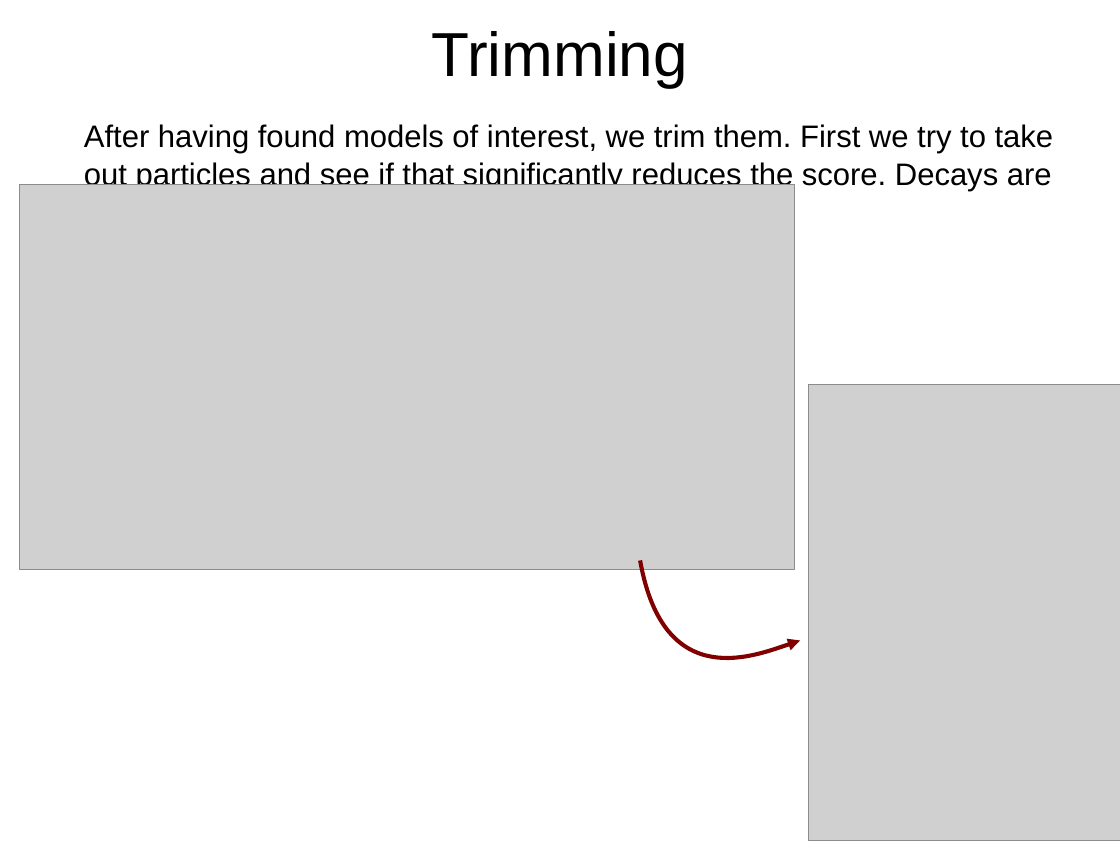
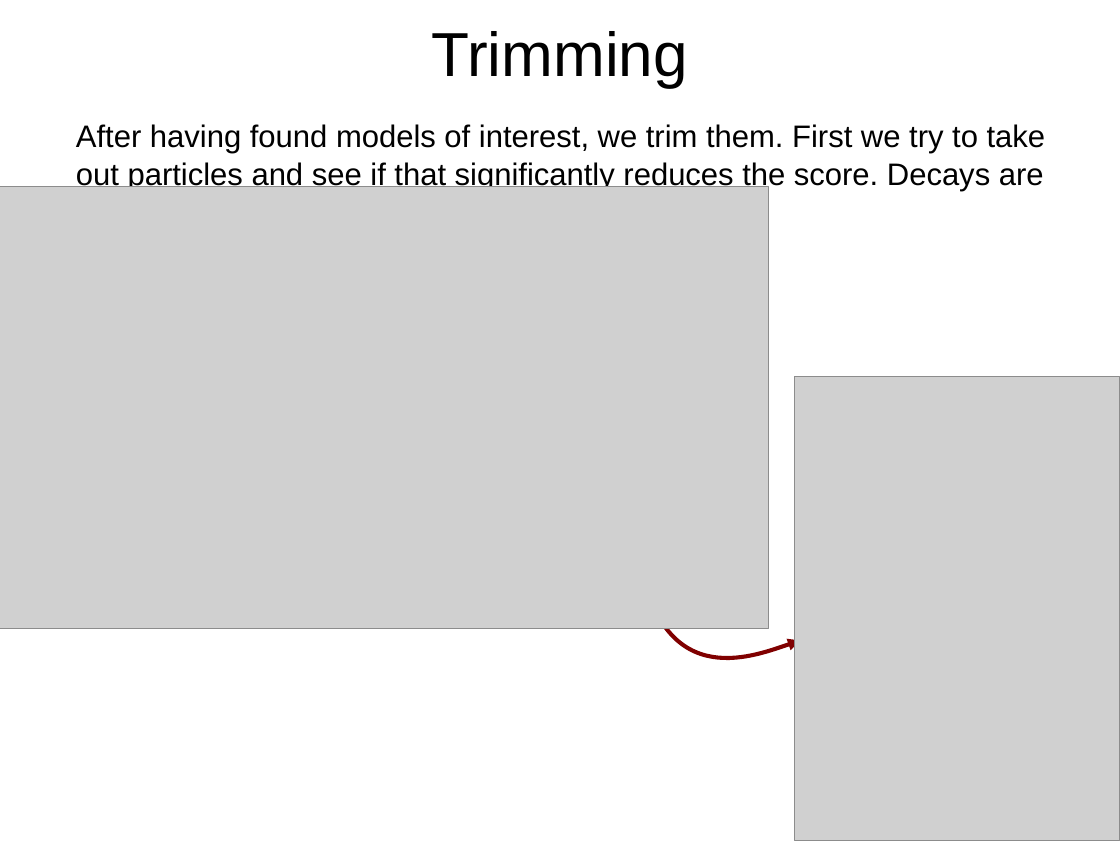
Before and after one commit to SModelS/smodels-utils, a slide deck: slide 16 of combinations/amb.odp. Drawn at 1120x841 pixels with LibreOffice and Linux fonts; fonts in the diff are those of the drawing; grey boxes stand for pictures. Boxes give left, top, right and bottom in pixels: in the first picture for what was removed or moved away, otherwise in the second. Text is boxed around its words. In the diff, an @@ line names an element or a change of style, - is before the commit and + after.

Commit message:
colored decays plots

```diff
--- a/combinations/amb.odp
+++ b/combinations/amb.odp
@@ text "After having found models of ...": place and size @@
-text "After having found models of ..." at box(84, 124, 1054, 191)
+text "After having found models of ..." at box(76, 124, 1046, 191)
@@ picture: place and size @@
-picture at box(19, 184, 795, 569)
+picture at box(0, 186, 768, 628)
@@ picture: place and size @@
-picture at box(809, 384, 1120, 841)
+picture at box(795, 376, 1120, 841)
```
Also in this commit, not shown: 1 slide added, 1 slide removed.
